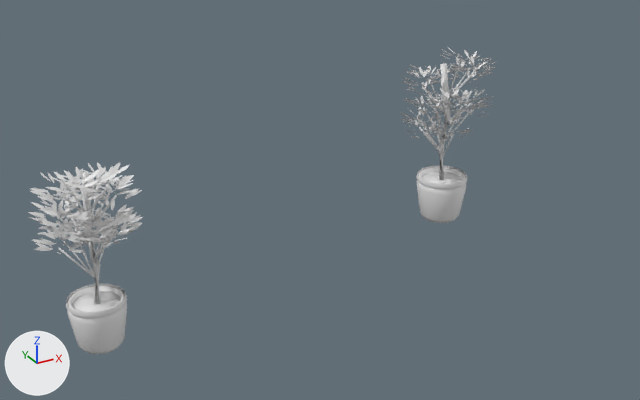
The glTF model assets/rooms/fruit_shop/batches/review_large_plants.glb as it was, and as the next commit left it.
Both versions are drawn from a 50 mm camera at (-4.24, -8.82, 5.18) aimed at (0.09, -0.94, 1.23). Lighting does not change. The marker at lower left points along +X, +Y and +Z. The older version comes first.

The scene before the commit, as lines of its bpy script (objects in view):
```python
me_mesh_0 = bpy.data.meshes.new('Mesh_0')
me_mesh_0.from_pydata(...)  # 6536 vertices, 5736 faces; spans x -2.98..3.16, y -1.33..0.73, z 0.07..2.31
ob_review_large_plants = bpy.data.objects.new('review_large_plants', me_mesh_0)
ob_review_large_plants.location = (0.0, 0.0, 0.0)
```
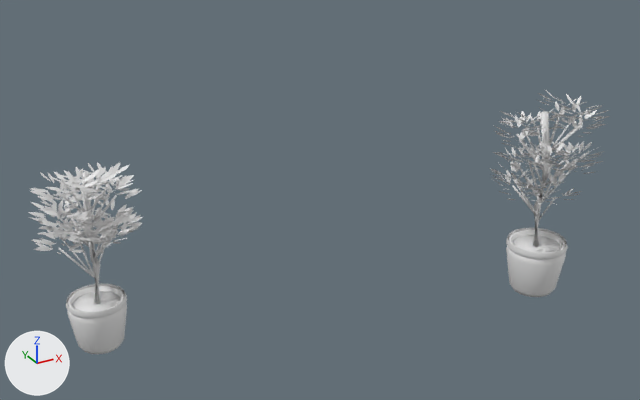
Boxes (x1, y1, x2, y2) around the edits, measured in the pictures (640 x 400 px; the box of a moved part takes in the faces that stretch with it):
'review_large_plants', reshaped (24% wider, 15% shorter)
    before: (28, 46, 497, 354)
    after: (28, 91, 610, 354)
part 1 of me_mesh_0, moved or reshaped
    before: (417, 167, 466, 223)
    after: (506, 230, 566, 297)
part 2 of me_mesh_0, moved or reshaped
    before: (422, 172, 462, 184)
    after: (513, 235, 561, 253)
part 3 of me_mesh_0, moved or reshaped
    before: (416, 165, 467, 190)
    after: (506, 228, 568, 260)
part 4 of me_mesh_0, moved or reshaped
    before: (438, 63, 451, 180)
    after: (533, 111, 550, 247)
part 5 of me_mesh_0, moved or reshaped
    before: (421, 123, 439, 148)
    after: (513, 180, 533, 207)
part 6 of me_mesh_0, moved or reshaped
    before: (444, 111, 470, 143)
    after: (541, 170, 572, 204)
part 7 of me_mesh_0, moved or reshaped
    before: (399, 46, 497, 156)
    after: (489, 91, 610, 219)

Edits to the bpy script that builds the scene:
```text
Change me_mesh_0:
    used by ob_review_large_plants; location = (0.0, 0.0, 0.0)
    remove me_mesh_0.from_pydata(...)  # 6536 vertices, 5736 faces; spans x -2.98..3.16, y -1.33..0.73, z 0.07..2.31
    add me_mesh_0.from_pydata(...)  # 6536 vertices, 5736 faces; spans x -2.98..2.93, y -2.65..-0.24, z 0.07..2.31
    me_mesh_0 part 1: the loose piece of 144 vertices spanning x 2.21..2.89, y -0.22..0.46, z 0.07..0.66 is moved by (-0.23, -2.15, 0.0)
    me_mesh_0 part 2: the loose piece of 32 vertices spanning x 2.27..2.83, y -0.16..0.4, z 0.59..0.61 is moved by (-0.23, -2.15, 0.0)
    me_mesh_0 part 3: the loose piece of 72 vertices spanning x 2.21..2.89, y -0.22..0.46, z 0.6..0.69 is moved by (-0.23, -2.15, 0.0)
    me_mesh_0 part 4: the loose piece of 28 vertices spanning x 2.47..2.61, y 0.06..0.22, z 0.55..2.2 is moved by (-0.23, -2.15, 0.0)
    me_mesh_0 part 5: the loose piece of 8 vertices spanning x 2.37..2.56, y 0.11..0.42, z 0.95..1.37 is moved by (-0.23, -2.15, 0.0)
    me_mesh_0 part 6: the loose piece of 8 vertices spanning x 2.54..2.88, y 0.01..0.13, z 1.14..1.56 is moved by (-0.23, -2.15, 0.0)
    me_mesh_0 part 7: 2832 of the vertices in x 1.94..3.16, y -0.5..0.73, z 0.95..2.31 are moved by (-0.23, -2.15, 0.0)
    other edits to the shape of me_mesh_0 do not show in these pictures
```
